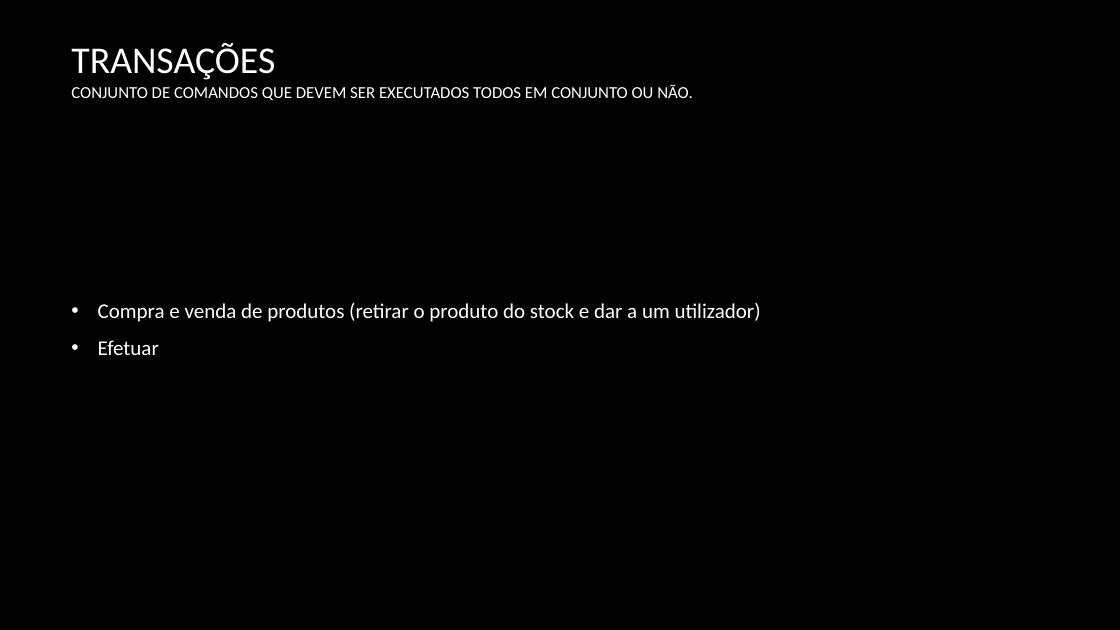
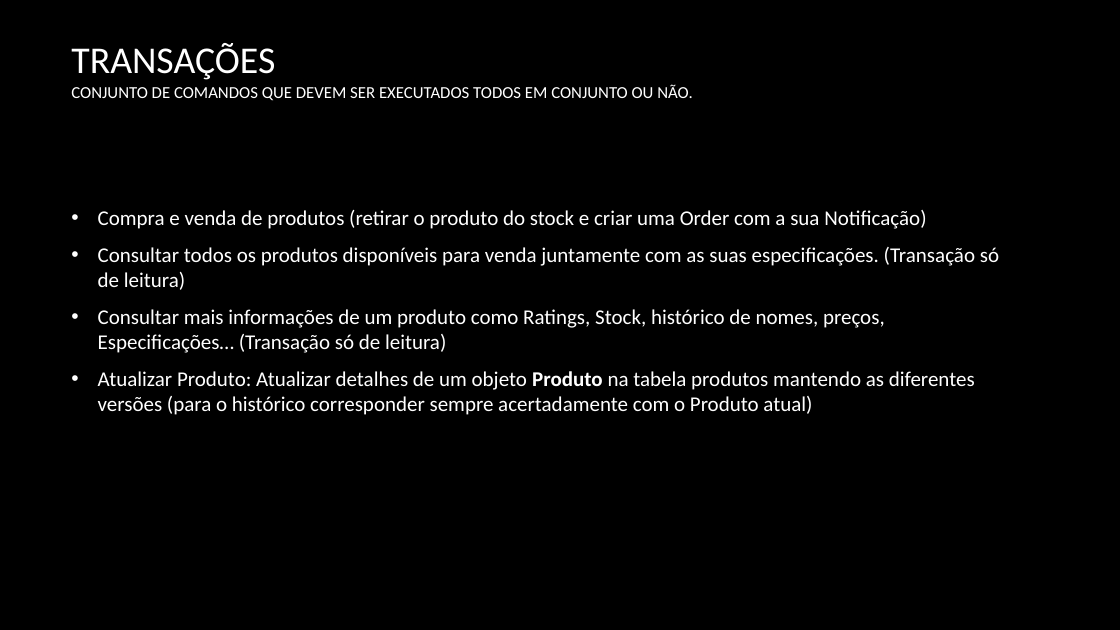
Before and after one commit to PolpEdu/Trabalho-Pr-ticpo, a slide deck: slide 14 of Trabalho prático.pptx (slide 12 before the commit). Drawn at 1120x630 pixels with LibreOffice and Linux fonts; fonts in the diff are those of the drawing; background and template pictures are left out. Boxes give left, top, right and bottom in pixels: in the first picture for what was removed or moved away, otherwise in the second. Text is boxed around its words. In the diff, an @@ line names an element or a change of style, - is before the commit and + after.

```diff
--- a/Trabalho prático.pptx
+++ b/Trabalho prático.pptx
@@ text at (98,210,999,415): text changed @@
-• Compra e venda de produtos (retirar o produto do stock e dar a um utilizador)
-• Efetuar
+• Compra e venda de produtos (retirar o produto do stock e criar uma Order com a sua Notificação)
+• Consultar todos os produtos disponíveis para venda juntamente com as suas especificações. (Transação só de leitura)
+• Consultar mais informações de um produto como Ratings, Stock, histórico de nomes, preços, Especificações… (Transação só de leitura)
+• Atualizar Produto: Atualizar detalhes de um objeto Produto na tabela produtos mantendo as diferentes versões (para o histórico corresponder sempre acertadamente com o Produto atual)
```
Also in this commit, not shown: 10 other slides changed, 3 slides added, 4 other files.
